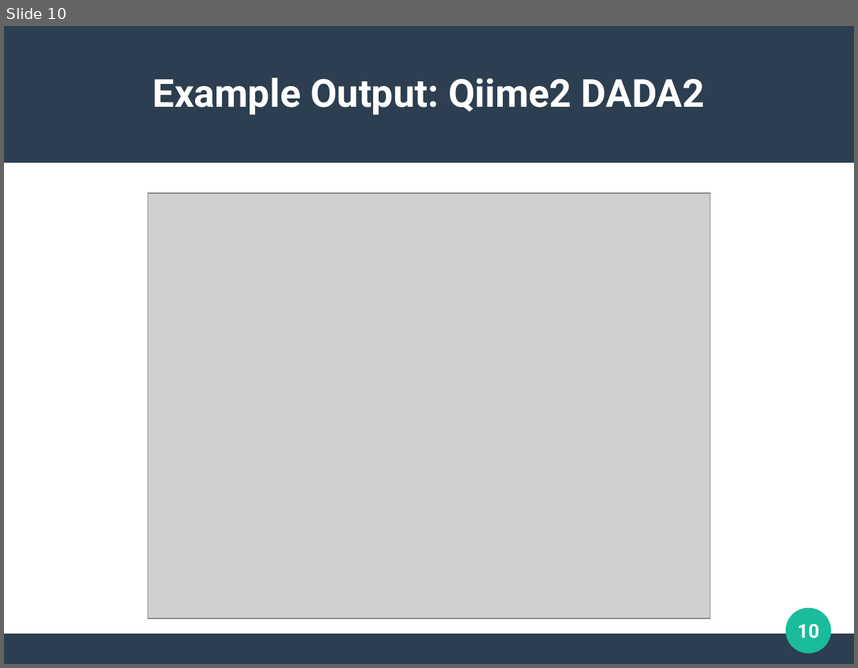
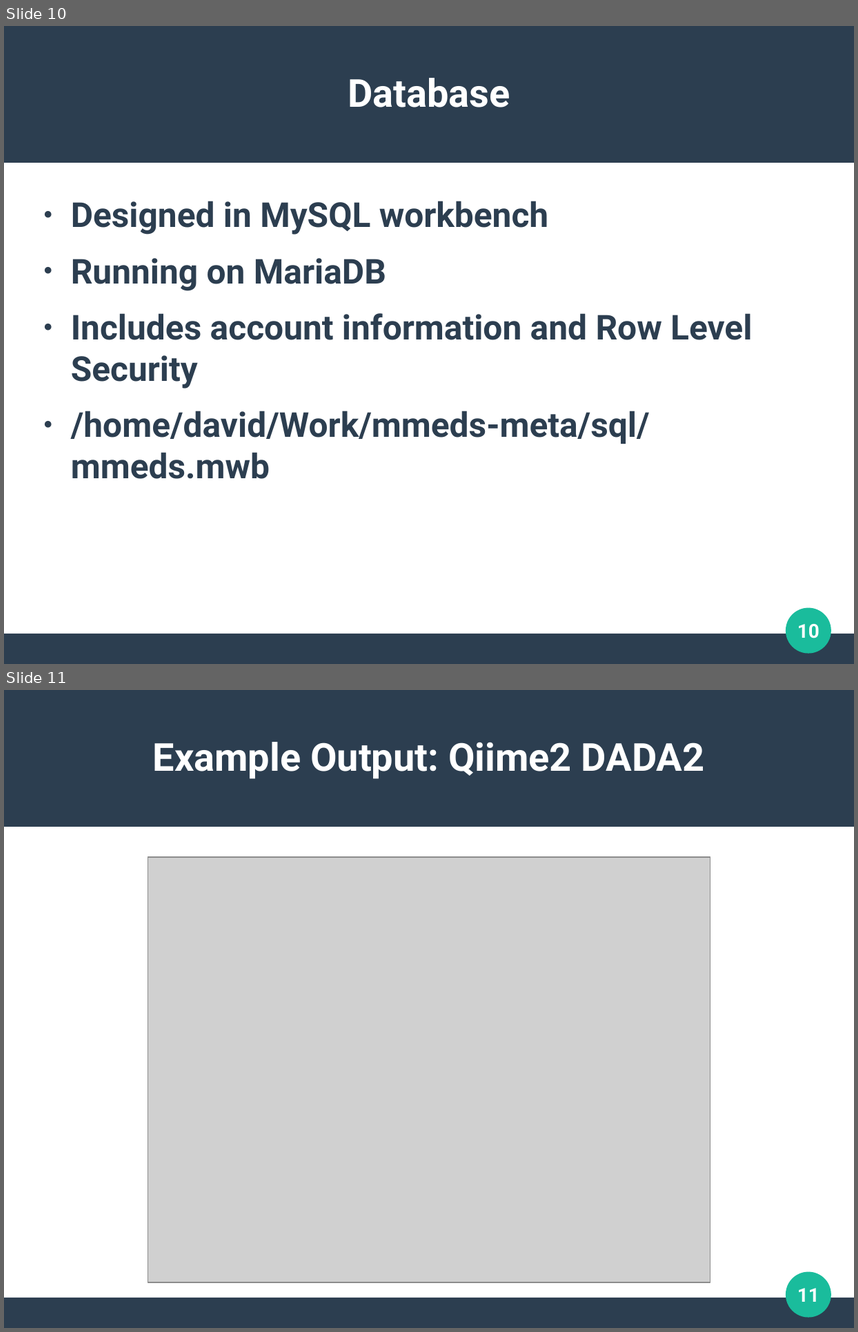
Before and after one commit to clemente-lab/mmeds-meta, a slide deck: sql/mmeds.odp. Shown one above the other, each under a label of ours: slide 10 before the commit, slides 10 and 11 after it. The pictures are 858x668 and 858x1332 pixels, drawn with LibreOffice and Linux fonts; fonts in the diff are those of the drawing; grey boxes stand for pictures. Boxes give left, top, right and bottom in pixels: in the first picture for what was removed or moved away, otherwise in the second. Text is boxed around its words. In the diff, an @@ line names an element or a change of style, - is before the commit and + after.

```diff
--- a/sql/mmeds.odp
+++ b/sql/mmeds.odp
@@ slide 10 added at (x1=4, y1=26, x2=854, y2=664), background #FFFFFF; not listed: 3 template elements that a slide beside it also shows @@
@@ title added at (x1=348, y1=78, x2=510, y2=107), 36 pt, text #FFFFFF, bold @@
+Database
@@ text added at (x1=71, y1=201, x2=752, y2=479), 32 pt, text #2C3E50, bold @@
+● Designed in MySQL workbench
+● Running on MariaDB
+● Includes account information and Row Level Security
+● /home/david/Work/mmeds-meta/sql/mmeds.mwb
@@ page number added at (x1=797, y1=624, x2=820, y2=638), 18 pt, text #FFFFFF, bold @@
+10
@@ what was slide 10 is now slide 11 @@
@@ page number at (x1=797, y1=1288, x2=820, y2=1301): text changed @@
-10
+11
```
Also in this commit, not shown: 1 slide changed, 1 slide removed, 4 other files.
